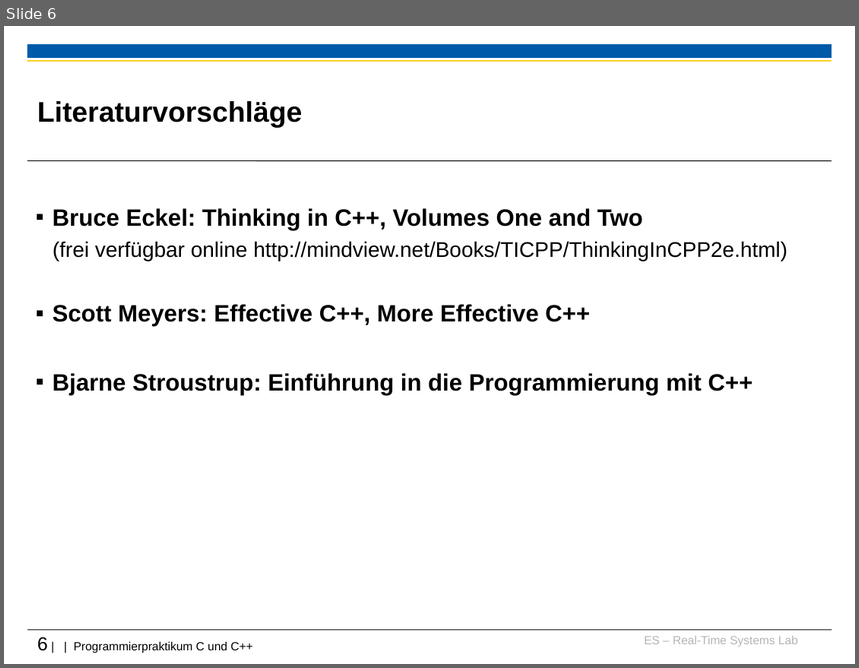
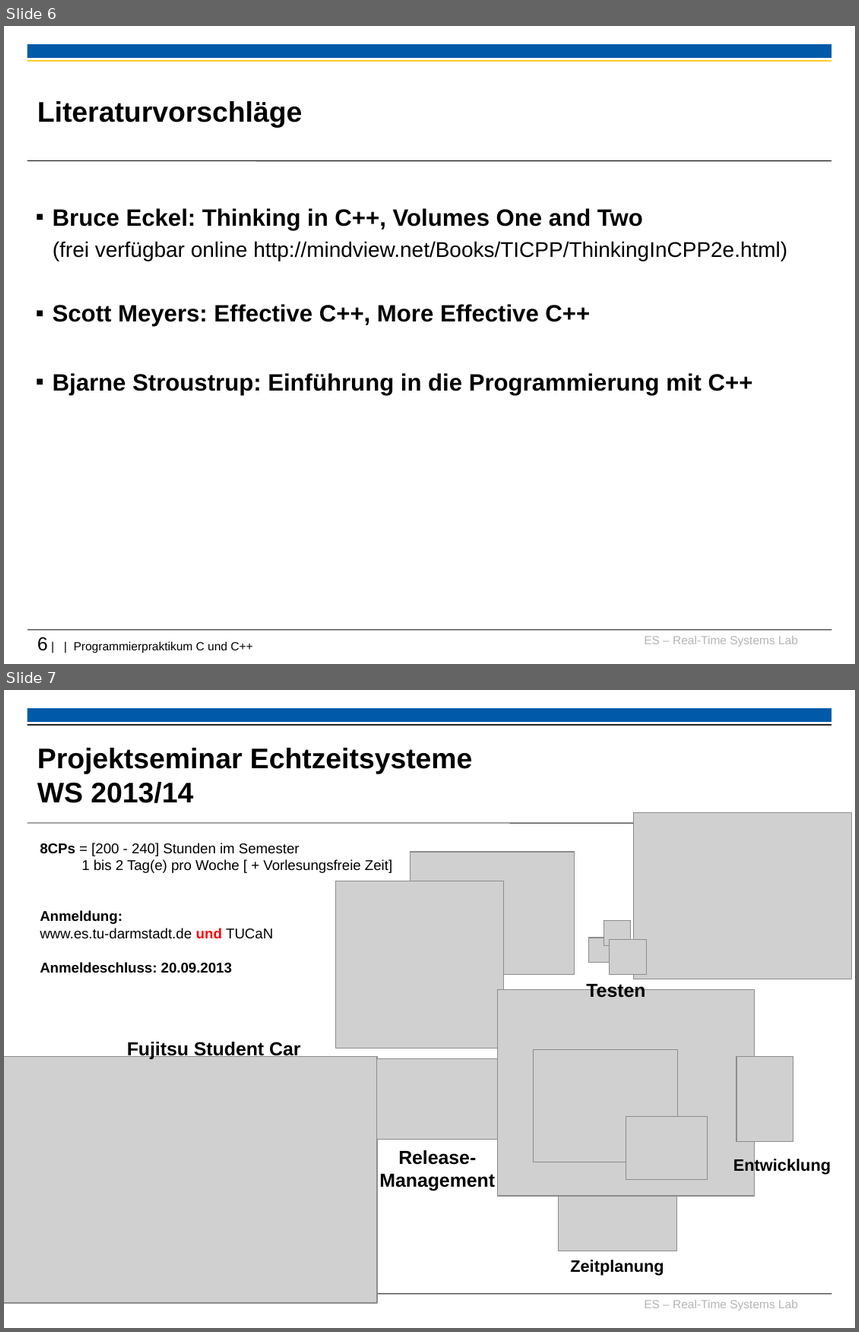
Before and after one commit to h82k/tud-cppp, a slide deck: Vorlesung/0 Organisatorisches_F6.ppt. Shown one above the other, each under a label of ours: slide 6 before the commit, slides 6 and 7 after it. The pictures are 859x668 and 859x1332 pixels, drawn with LibreOffice and Linux fonts; fonts in the diff are those of the drawing; grey boxes stand for pictures; background and template pictures are left out. Boxes give left, top, right and bottom in pixels: in the first picture for what was removed or moved away, otherwise in the second. Text is boxed around its words. In the diff, an @@ line names an element or a change of style, - is before the commit and + after.

Commit message:
added advert for projektseminar

```diff
--- a/Vorlesung/0 Organisatorisches_F6.ppt
+++ b/Vorlesung/0 Organisatorisches_F6.ppt
@@ slide 7 added at (4,690,855,1328), background #FFFFFF; not listed: 3 template elements that a slide beside it also shows @@
@@ rectangle added at (27,724,832,726), fill #000000 @@
@@ title added at (37,748,473,803), 24 pt, text #000000, bold @@
+Projektseminar Echtzeitsysteme
+WS 2013/14
@@ line added from (27, 823) to (832, 823), #000000 0.6 pt @@
@@ picture added at (633,812,852,979) @@
@@ text added at (40,843,392,973), 12 pt, text #000000 @@
+8CPs = [200 - 240] Stunden im Semester
+1 bis 2 Tag(e) pro Woche [ + Vorlesungsfreie Zeit]
+Anmeldung:
+www.es.tu-darmstadt.de und TUCaN
+Anmeldeschluss: 20.09.2013
@@ picture added at (410,852,574,975) @@
@@ picture added at (336,881,503,1049) @@
@@ text added at (127,1040,300,1059), 16 pt, text #000000, bold @@
+Fujitsu Student Car
@@ picture added at (4,1057,377,1304) @@
@@ group added at (377,921,831,1275): 9 pictures, 4 texts @@
+Release-
+Management
+Entwicklung
+Testen
+Zeitplanung
```
